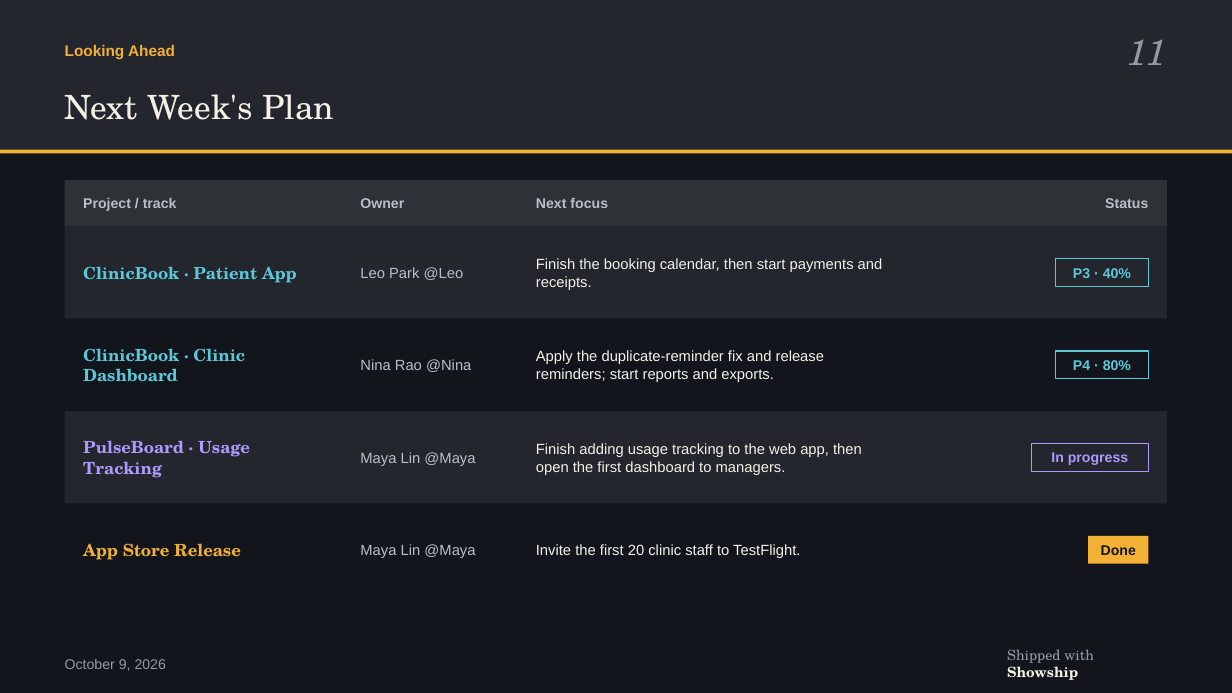
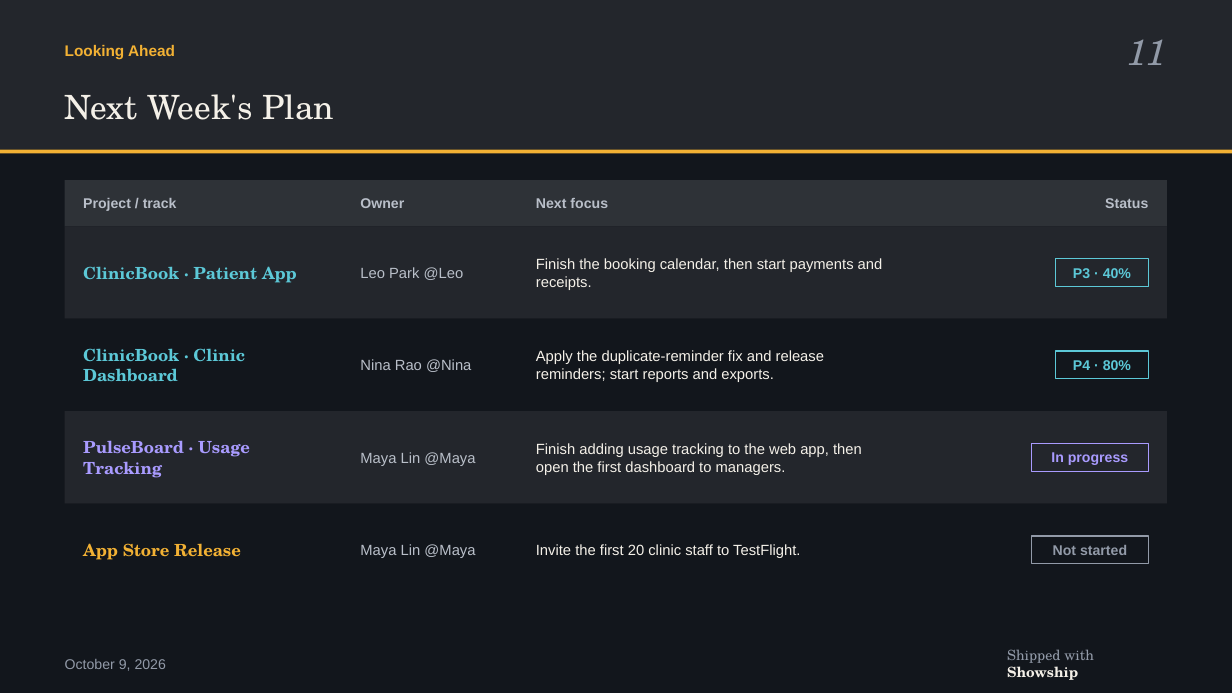
Before and after one commit to Showship/showship.github.io, a slide deck: slide 11 of src/assets/downloads/example-deck-ember.pptx. Drawn at 1232x693 pixels with LibreOffice and Linux fonts; fonts in the diff are those of the drawing; background and template pictures are left out. Boxes give left, top, right and bottom in pixels: in the first picture for what was removed or moved away, otherwise in the second. Text is boxed around its words. In the diff, an @@ line names an element or a change of style, - is before the commit and + after.

```diff
--- a/src/assets/downloads/example-deck-ember.pptx
+++ b/src/assets/downloads/example-deck-ember.pptx
@@ rectangle: place and size @@
-rectangle at bbox=[1089, 536, 1149, 564]
+rectangle at bbox=[1031, 536, 1149, 564]
@@ rectangle at bbox=[1031, 536, 1149, 564]: fill #F2B134 to none; outline none to #929AA8 1 pt @@
@@ text at bbox=[1053, 545, 1127, 555]: text changed; text colour #12161C to #929AA8 @@
-Done
+Not started
```
Also in this commit, not shown: 15 other files.
